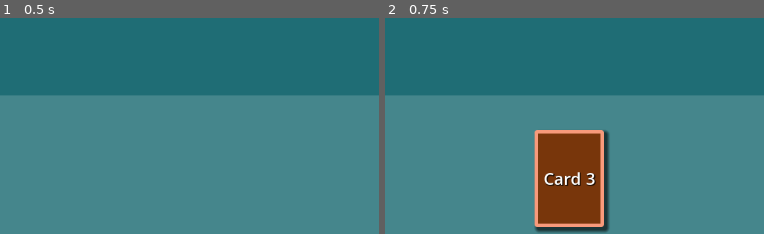
Above: before the commit, frames 1-2 (left to right).
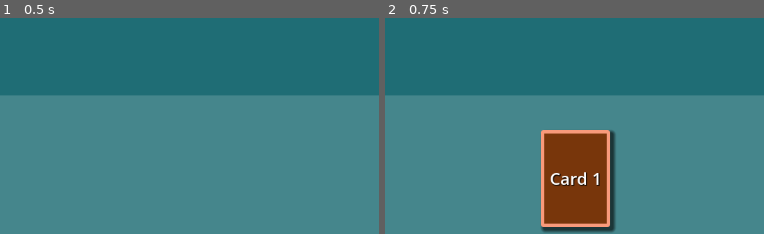
Above: after the commit, the same moments.

Repository: guladam/godot_2d_card_fanning
Game: Godot game, scene res://game.tscn
Two runs of this game, one before a commit and one after it. Both use one fixed random seed, a clock stepped at 60 frames per second and the inputs below.
Inputs:
- Up to frame 1 (0.5 s): no input
- Up to frame 2 (0.75 s): click "Draw Card" at 0.5 s
The pictures show only the part of the screen within x 25-75%, y 50-100%; the shares and areas given below are measured in that part.

Frame 1 is identical in both runs. In frame 2, 3.8% of the frame differs, in the area x 39-61%, y 51-100%.

Commit message:
pretty much done

Diff:
--- a/card.tscn
+++ b/card.tscn
@@ -30,6 +30,7 @@
 offset_bottom = -508.0
 grow_horizontal = 2
 grow_vertical = 2
+pivot_offset = Vector2(50, 140)
 theme_override_styles/panel = SubResource("StyleBoxFlat_5cuqc")
 script = ExtResource("1_4sblk")
 text = "Card 3"
--- a/game.tscn
+++ b/game.tscn
@@ -1,8 +1,9 @@
-[gd_scene load_steps=4 format=3 uid="uid://tphn86kaqmon"]
+[gd_scene load_steps=5 format=3 uid="uid://tphn86kaqmon"]
 
 [ext_resource type="Script" path="res://game.gd" id="1_0rb8f"]
 [ext_resource type="Script" path="res://hand.gd" id="2_drdp6"]
-[ext_resource type="Curve" uid="uid://b0hypxiciqx6n" path="res://hand_curve.tres" id="3_jwe8m"]
+[ext_resource type="Curve" uid="uid://b0hypxiciqx6n" path="res://hand_y_curve.tres" id="3_jwe8m"]
+[ext_resource type="Curve" uid="uid://dekl34pqpl2hh" path="res://hand_rotation_curve.tres" id="4_lbysu"]
 
 [node name="Game" type="Control"]
 layout_mode = 3
@@ -39,6 +40,7 @@
 color = Color(1, 1, 1, 0.168627)
 script = ExtResource("2_drdp6")
 hand_curve = ExtResource("3_jwe8m")
+rotation_curve = ExtResource("4_lbysu")
 
 [node name="DrawCardButton" type="Button" parent="."]
 unique_name_in_owner = true
--- a/hand.gd
+++ b/hand.gd
@@ -4,14 +4,18 @@
 const CARD = preload("res://card.tscn")
 
 @export var hand_curve: Curve
+@export var rotation_curve: Curve
+
+@export var max_rotation_degrees := 10
 @export var x_size := 100
 @export var x_sep := 20
 @export var y_min := 50
-@export var y_max := -35
+@export var y_max := -50
 
 
 func draw() -> void:
 	var new_card = CARD.instantiate()
+	new_card.text = "Card %s" % (get_child_count() + 1)
 	add_child(new_card)
 	_update_cards()
 
@@ -28,16 +32,28 @@
 
 func _update_cards() -> void:
 	var cards := get_child_count()
-	var all_cards_size := x_size * cards + (x_sep * cards - 1)
+	var all_cards_size := x_size * cards + (x_sep * (cards - 1))
+	var final_x_sep = x_sep
+
+	if all_cards_size > size.x:
+		final_x_sep = (size.x - x_size * cards) / (cards - 1)
+		all_cards_size = x_size * cards + (final_x_sep * (cards - 1))
+		printt(size.x, x_size * cards, final_x_sep, all_cards_size)
+
 	var offset := (size.x - all_cards_size) / 2
+	printt("all cards size:", all_cards_size, "offset:", offset)
 
 	for i in cards:
 		var card := get_child(i)
-		var curve_multiplier := hand_curve.sample((1.0 / (cards-1)) * i)
+		var y_multiplier := hand_curve.sample((1.0 / (cards-1)) * i)
+		var rot_multiplier := rotation_curve.sample((1.0 / (cards-1)) * i)
 
 		if i == cards - 1:
-			curve_multiplier = hand_curve.sample(1.0)
+			y_multiplier = hand_curve.sample(1.0)
+			rot_multiplier = rotation_curve.sample(1.0)
 
-		var x_sep_multiplier := i
+		if i == 0 and cards == 1:
+			rot_multiplier = 0.0
 
-		card.position = Vector2(offset + x_size * i + x_sep * x_sep_multiplier, y_min + y_max * curve_multiplier)
+		card.position = Vector2(offset + x_size * i + final_x_sep * i, y_min + y_max * y_multiplier)
+		card.rotation_degrees = max_rotation_degrees * rot_multiplier
--- a/hand_curve.tres
+++ /dev/null
@@ -1,6 +0,0 @@
-[gd_resource type="Curve" format=3 uid="uid://b0hypxiciqx6n"]
-
-[resource]
-bake_resolution = 101
-_data = [Vector2(0, 0), 0.0, 0.0, 0, 0, Vector2(0.5, 1), 0.0, 0.0, 0, 0, Vector2(1, 0), 0.0, 0.0, 0, 0]
-point_count = 3
--- /dev/null
+++ b/hand_rotation_curve.tres
@@ -0,0 +1,6 @@
+[gd_resource type="Curve" format=3 uid="uid://dekl34pqpl2hh"]
+
+[resource]
+min_value = -1.0
+_data = [Vector2(0, -1), 0.0, 0.0, 0, 0, Vector2(0.5, 0), 0.0, 0.0, 0, 0, Vector2(1, 1), 0.0, 0.0, 0, 0]
+point_count = 3
--- /dev/null
+++ b/hand_y_curve.tres
@@ -0,0 +1,6 @@
+[gd_resource type="Curve" format=3 uid="uid://b0hypxiciqx6n"]
+
+[resource]
+bake_resolution = 101
+_data = [Vector2(0, 0), 0.0, 0.0, 0, 0, Vector2(0.2, 0.5), 3.0, 3.04615, 0, 0, Vector2(0.5, 1), 0.0, 0.0, 0, 0, Vector2(0.8, 0.5), -3.0, -3.26374, 0, 0, Vector2(1, 0), 0.0, 0.0, 0, 0]
+point_count = 5
